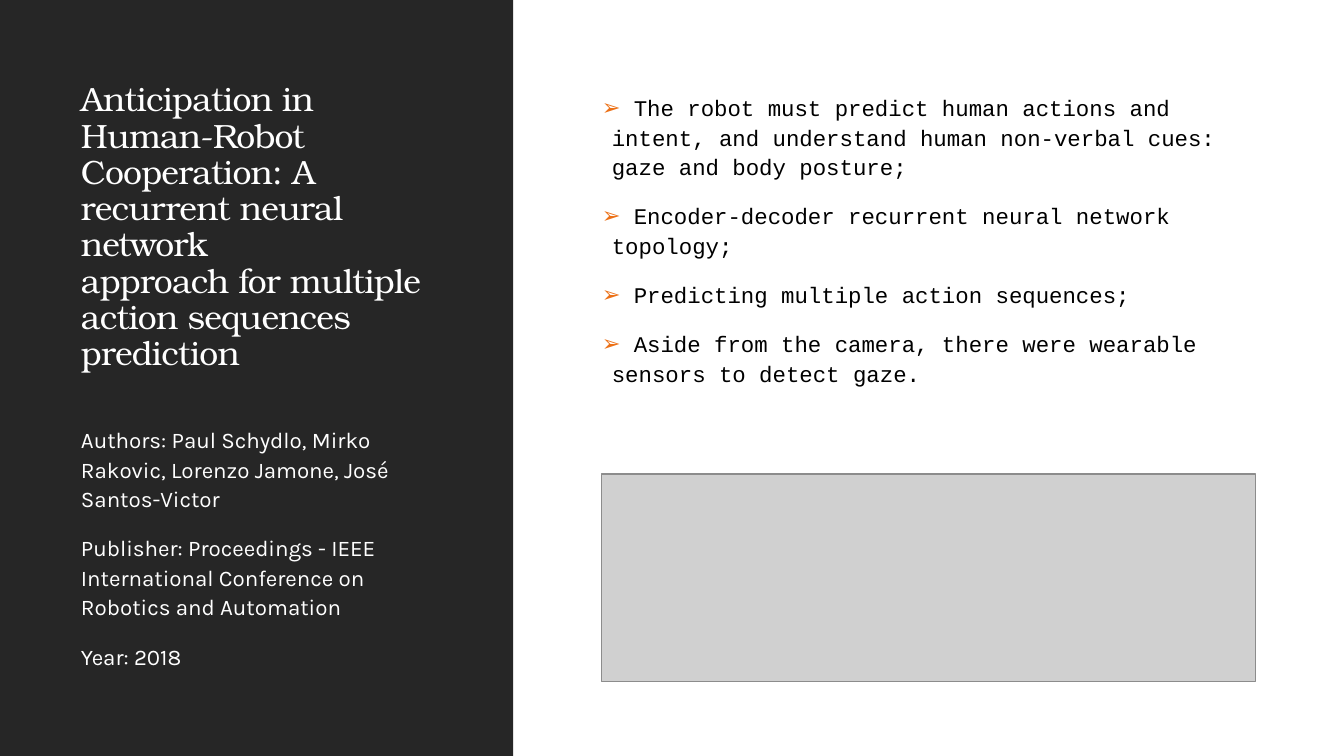
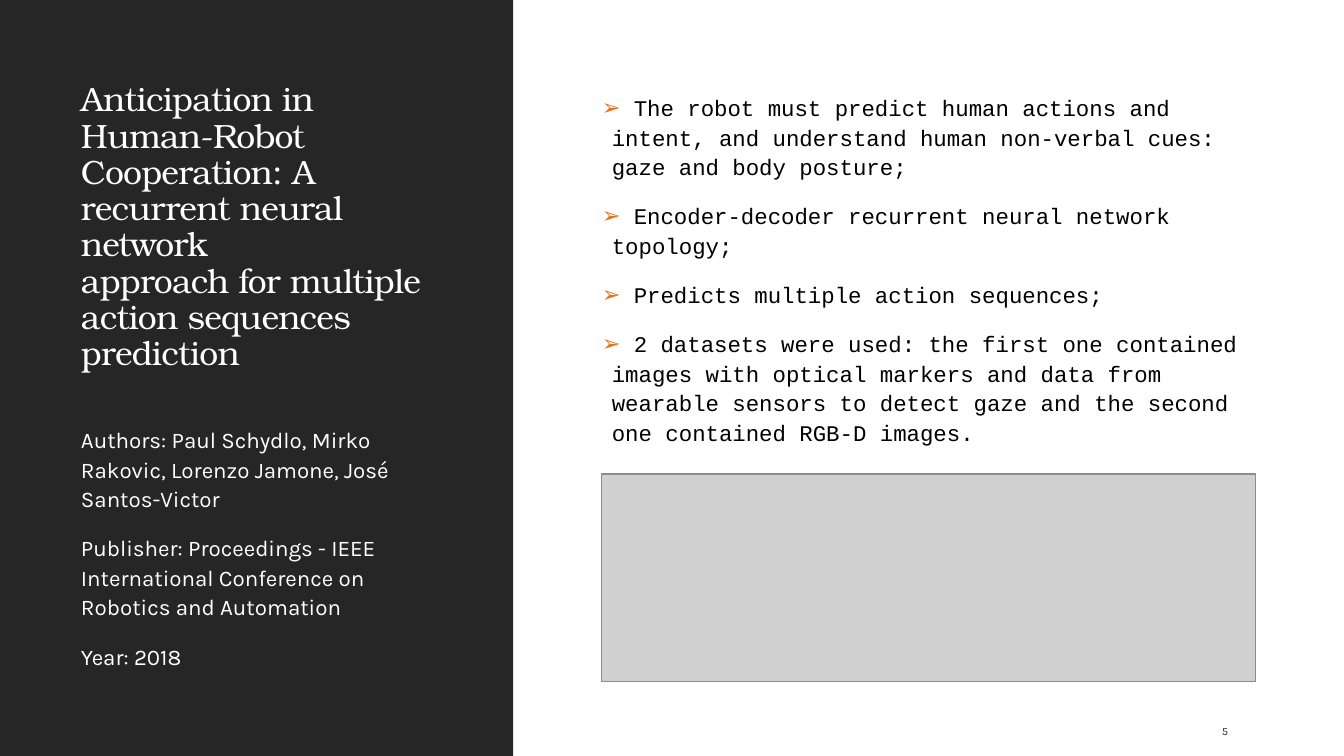
Before and after one commit to pedromiglou/MRSI_Thesis_Action_Anticipation, a slide deck: slide 5 of Robot Action Anticipation for Collaborative Assembly Tasks.pptx (slide 3 before the commit). Drawn at 1344x756 pixels with LibreOffice and Linux fonts; fonts in the diff are those of the drawing; grey boxes stand for pictures. Boxes give left, top, right and bottom in pixels: in the first picture for what was removed or moved away, otherwise in the second. Text is boxed around its words. In the diff, an @@ line names an element or a change of style, - is before the commit and + after.

```diff
--- a/Robot Action Anticipation for Collaborative Assembly Tasks.pptx
+++ b/Robot Action Anticipation for Collaborative Assembly Tasks.pptx
@@ text at (612, 287, 1237, 446): text changed @@
-➢ Predicting multiple action sequences;
-➢ Aside from the camera, there were wearable sensors to detect gaze.
+➢ Predicts multiple action sequences;
+➢ 2 datasets were used: the first one contained images with optical markers and data from wearable sensors to detect gaze and the second one contained RGB-D images.
@@ page number added at (1222, 728, 1228, 735), 8 pt, text #39302A @@
+5
```
Also in this commit, not shown: 6 other slides changed, 2 slides added, 6 other files.
